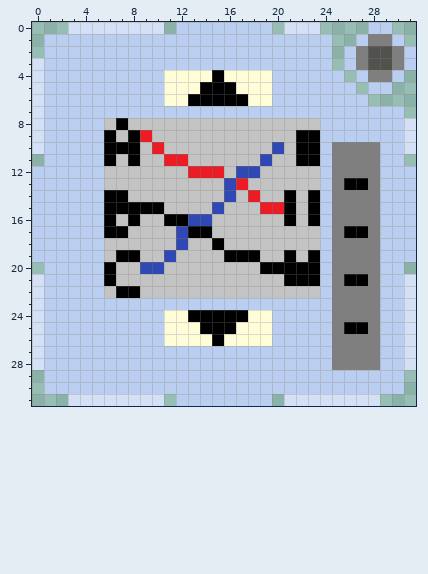
Two states of a pixel-art sprite, Icons/Not Wire Sequence.png. Above is the file before it was changed.
The file is 32x32 pixels. Colours within 5 levels of each other are drawn and written as one.
Once edited:
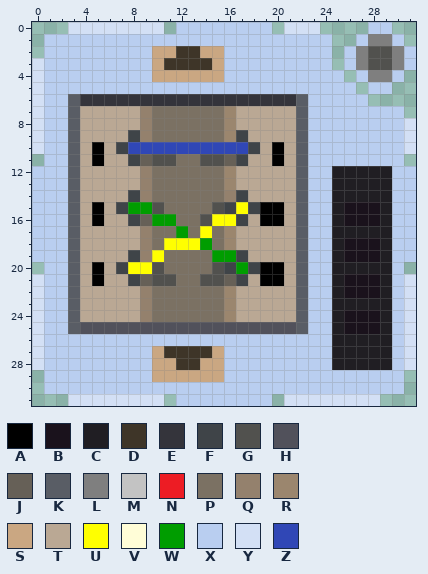
Palette (. is transparent): A #000000  B #1a121c  C #201e23  D #3e3528  E #34343b  F #3f4448  G #51514e  H #51515b  J #666057  K #595d65  L #7f7f7f  M #c3c3c3  N #ed1c24  P #7b7163  Q #94816d  R #9b866e  S #caa782  T #baa894  U #ffff00  V #fffdd7  W #009d00  X #b9cef0  Y #d3e0f5  Z #3047b6
What changed:
y 2: x 10..15 XXXXXX -> SSDDSS
y 3: x 10..15 XXXXXX -> SDDDDS
y 4: x 10..19 XVVVVAVVVV -> SSSSSSXXXX
y 5: x 11..19 VVVAAAVVV -> XXXXXXXXX
y 6: x 3..22 XXXXXXXXVVAAAAAVVXXX -> KEEEEEEEEEEEEEEEEEEK
y 7: x 3..22 XXXXXXXXXXXXXXXXXXXX -> KTTTTTQPPPPPPRTTTTTK
y 8: x 3..23 XXXMAMMMMMMMMMMMMMMMM -> KTTTTTQPPPPPPRTTTTTKX
y 9: x 3..23 XXXAMANMMMMMMMMMMMMAA -> KTTTTFQPPPPPPRFTTTTKX
y 10: x 3..23 XXXAAAMNMMMMMMMMMZMAA -> KTATFZZZZZZZZZZFTATKX; x 25..28 LLLL -> XXXX
y 11: x 3..23 XXXAMAMMNNMMMMMMZMMAA -> KTATTFJGGPPGGJFTTATKX; x 25..28 LLLL -> XXXX
y 12: x 3..23 XXXMMMMMMMNNNMZZMMMMM -> KTTTTTQPPPPPPRTTTTTKX; x 25..29 LLLLX -> CCCCC
y 13: x 3..23 XXXMMMMMMMMMMZNMMMMMM -> KTTTTTQPPPPPPRTTTTTKX; x 25..29 LAALX -> CCCCC
y 14: x 3..23 XXXAAMMMMMMMMZMNMMAMA -> KTTTTFQPPPPPPQFTTTTKX; x 25..29 LLLLX -> CCCCC
y 15: x 3..23 XXXAAAAAMMMMZMMMNNAMA -> KTATFWWGPPPPGFUFAATKX; x 25..29 LLLLX -> CBBBC
y 16: x 3..23 XXXAMAMMAAZZMMMMMMAMA -> KTATTFJWWPPGUUFTAATKX; x 25..29 LLLLX -> CBBBC
y 17: x 3..23 XXXAAMMMMZAAMMMMMMMMM -> KTTTTTQPPWPUPRTTTTTKX; x 25..29 LAALX -> CCCCC
y 18: x 3..23 XXXMMMMMMZMMAMMMMMMMM -> KTTTTTQPUUUWPRTTTTTKX; x 25..29 LLLLX -> CBBBC
y 19: x 3..23 XXXMAAMMZMMMMAAAMMAMA -> KTTTTFQUPPPPWWFTTTTKX; x 25..29 LLLLX -> CBBBC
y 20: x 3..18 XXXAMMZZMMMMMMMM -> KTATFUUGPPPPGFWF; x 21..23 AAA -> TKX; x 25..29 LLLLX -> CCCCC
y 21: x 3..23 XXXAMMMMMMMMMMMMMMAAA -> KTATTFJGGPPGGJFTAATKX; x 25..29 LAALX -> CBBBC
y 22: x 3..23 XXXMAAMMMMMMMMMMMMMMM -> KTTTTTQPPPPPPRTTTTTKX; x 25..29 LLLLX -> CBBBC
y 23: x 3..22 XXXXXXXXXXXXXXXXXXXX -> KTTTTTQPPPPPPRTTTTTK; x 25..29 LLLLX -> CCCCC
y 24: x 3..22 XXXXXXXXVVAAAAAVVXXX -> KTTTTTQPPPPPPRTTTTTK; x 25..29 LLLLX -> CBBBC
y 25: x 3..22 XXXXXXXXVVVAAAVVVXXX -> KHHHHHHHHHHHHHHHHHHK; x 25..29 LAALX -> CBBBC
y 26: x 11..19 VVVVAVVVV -> XXXXXXXXX; x 25..29 LLLLX -> CCCCC
y 27: x 10..15 XXXXXX -> SDDDDS; x 25..29 LLLLX -> CCCCC
y 28: x 10..15 XXXXXX -> SSDDSS; x 25..29 LLLLX -> CCCCC
y 29: x 10..15 XXXXXX -> SSSSSS
Boxes around the changes in both pictures, in picture pixels (x1, y1, x2, y2):
changed: (68, 46, 392, 382)
